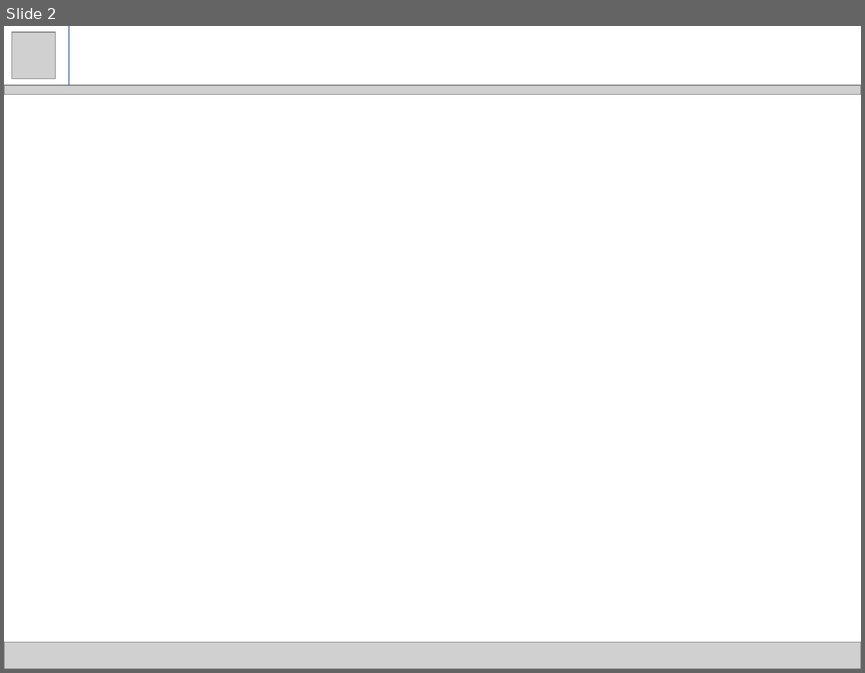
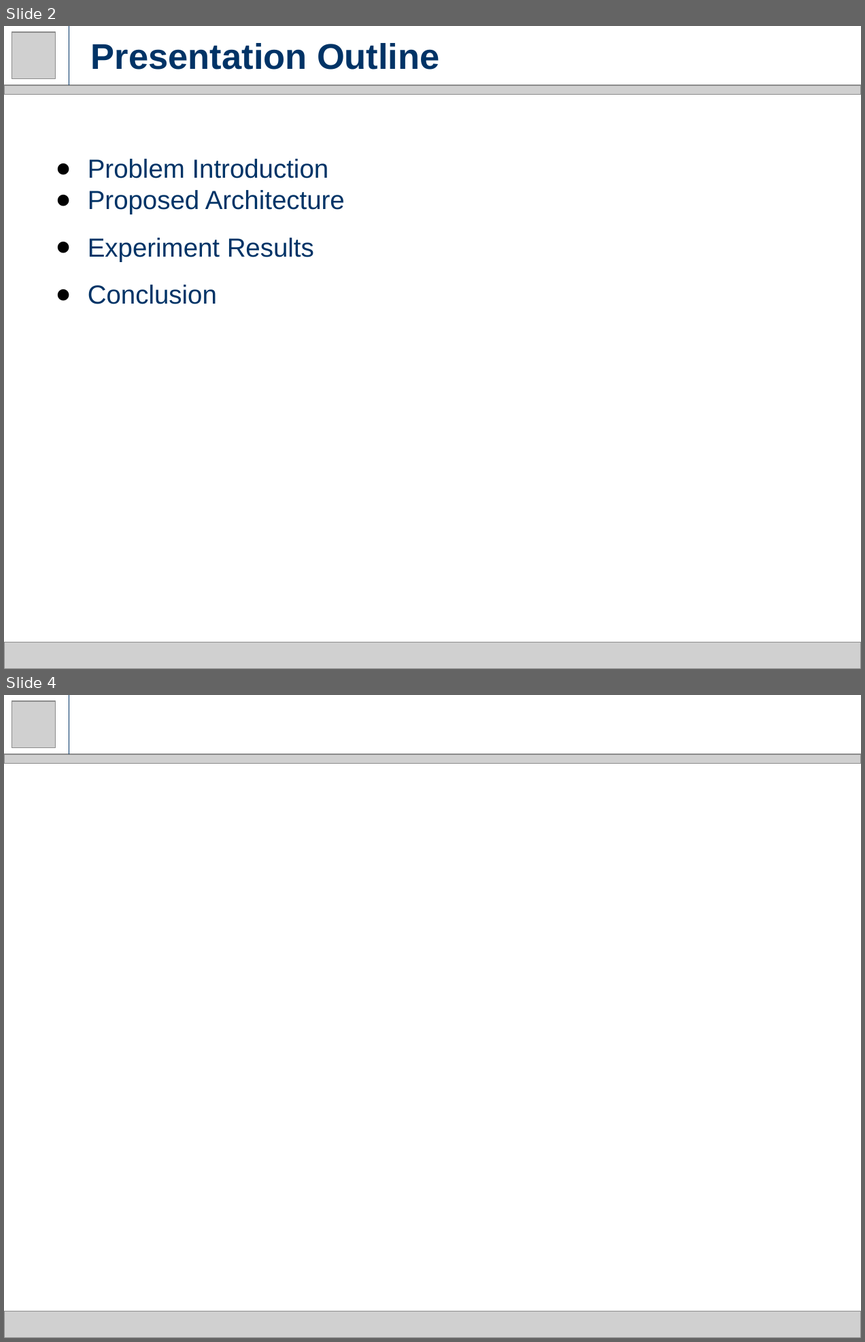
Before and after one commit to yigitozgumus/IACV_Project, a slide deck: Documentation/Presentation/Presentation.pptx. Shown one above the other, each under a label of ours: slide 2 before the commit, slides 2 and 4 after it; the slides between them are not shown. The pictures are 865x673 and 865x1342 pixels, drawn with LibreOffice and Linux fonts; fonts in the diff are those of the drawing; grey boxes stand for pictures. Boxes give left, top, right and bottom in pixels: in the first picture for what was removed or moved away, otherwise in the second. Text is boxed around its words. In the diff, an @@ line names an element or a change of style, - is before the commit and + after.

```diff
--- a/Documentation/Presentation/Presentation.pptx
+++ b/Documentation/Presentation/Presentation.pptx
@@ slide 2 added at (4, 26, 861, 669), background #FFFFFF @@
@@ picture added at (11, 32, 56, 79) @@
@@ line added from (69, 85) to (69, 26), #003366 0.75 pt @@
@@ title added at (91, 43, 440, 70), 30 pt, text #003366, bold @@
+Presentation Outline
@@ picture added at (4, 85, 861, 95) @@
@@ text added at (88, 159, 345, 304), 22 pt, text #003366 @@
+● Problem Introduction
+● Proposed Architecture
+● Experiment Results
+● Conclusion
@@ picture added at (4, 642, 861, 669) @@
@@ what was slide 2 is now slide 4 @@
```
Also in this commit, not shown: 5 other slides added, 6 other files.
